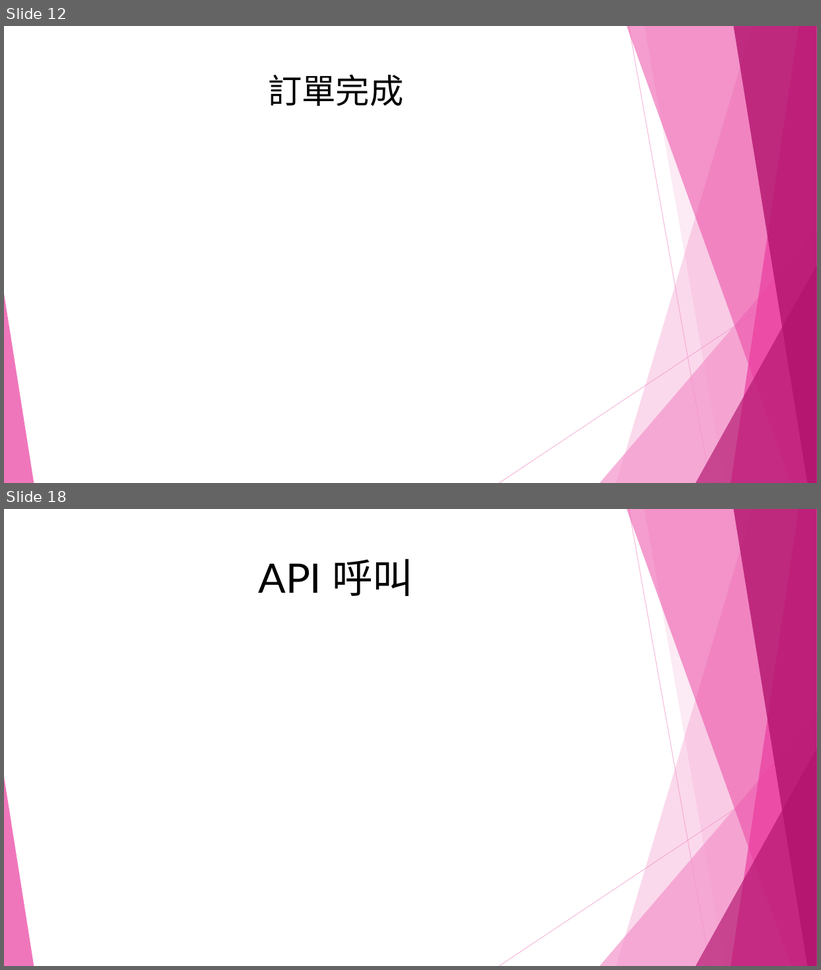
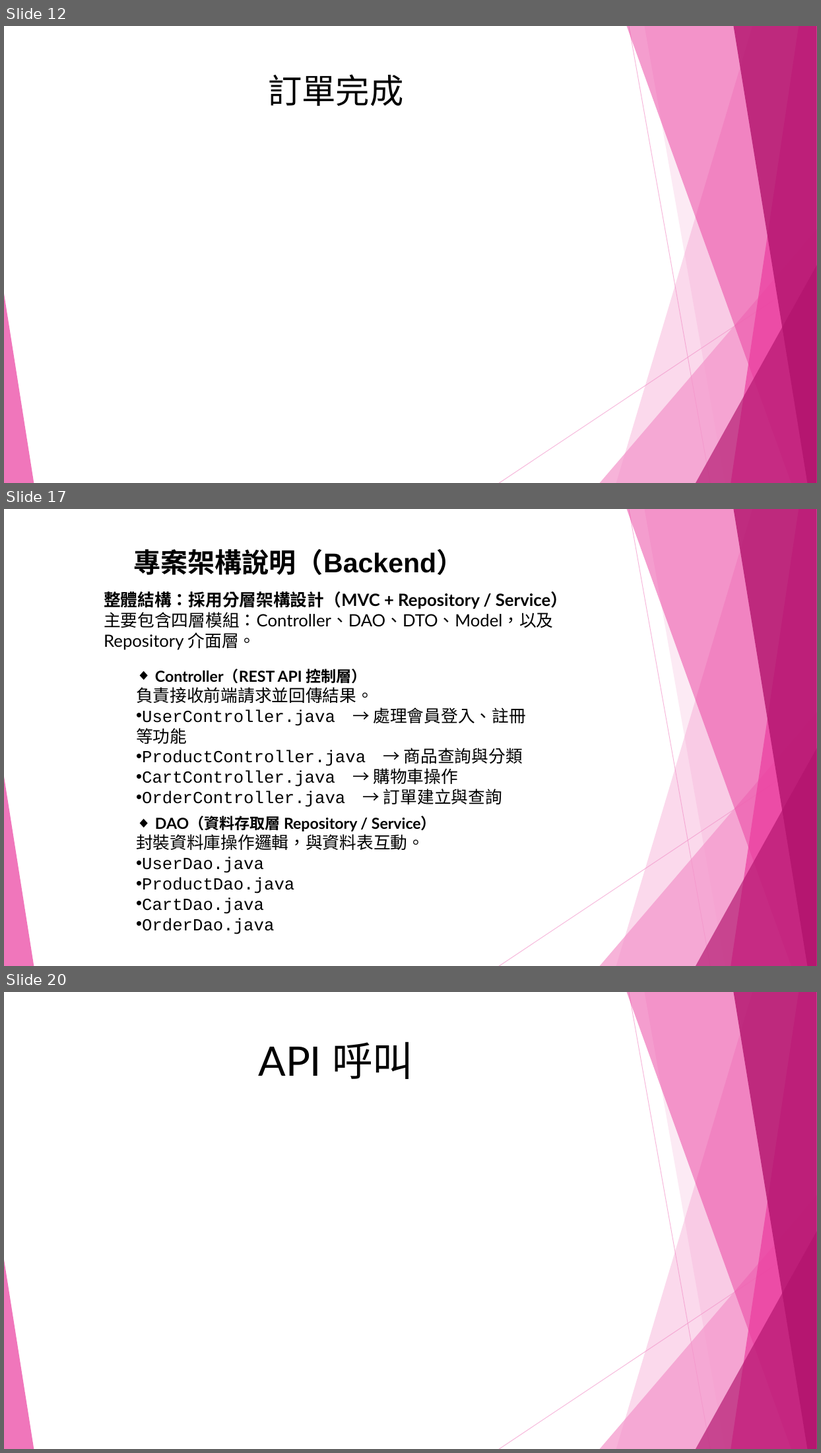
Before and after one commit to shoppingpd/powerpoint, a slide deck: ShoppingBuy專案1.pptx. Shown one above the other, each under a label of ours: slides 12 and 18 before the commit, slides 12, 17 and 20 after it; the slides between them are not shown. The pictures are 821x970 and 821x1453 pixels, drawn with LibreOffice and Linux fonts; fonts in the diff are those of the drawing. Boxes give left, top, right and bottom in pixels: in the first picture for what was removed or moved away, otherwise in the second. Text is boxed around its words. In the diff, an @@ line names an element or a change of style, - is before the commit and + after.

```diff
--- a/ShoppingBuy專案1.pptx
+++ b/ShoppingBuy專案1.pptx
@@ slide 17 added at [4, 509, 817, 966], background pattern #FFFFFF on #FFFFFF; not listed: 10 template elements that a slide beside it also shows @@
@@ text added at [133, 549, 463, 575], 32 pt, text #000000, bold @@
+專案架構說明（Backend）
@@ text added at [104, 591, 568, 650], 20 pt, text #000000 @@
+整體結構：採用分層架構設計（MVC + Repository / Service）
+主要包含四層模組：Controller、DAO、DTO、Model，以及 Repository 介面層。
@@ text added at [136, 669, 525, 807], 20 pt, text #000000 @@
+◆ Controller（REST API 控制層）
+負責接收前端請求並回傳結果。
+• UserController.java → 處理會員登入、註冊等功能
+• ProductController.java → 商品查詢與分類
+• CartController.java → 購物車操作
+• OrderController.java → 訂單建立與查詢
@@ text added at [136, 816, 436, 935], 20 pt, text #000000 @@
+◆ DAO（資料存取層 Repository / Service）
+封裝資料庫操作邏輯，與資料表互動。
+• UserDao.java
+• ProductDao.java
+• CartDao.java
+• OrderDao.java
@@ what was slide 18 is now slide 20 @@
```
Also in this commit, not shown: 13 slides changed, 2 other slides added.
